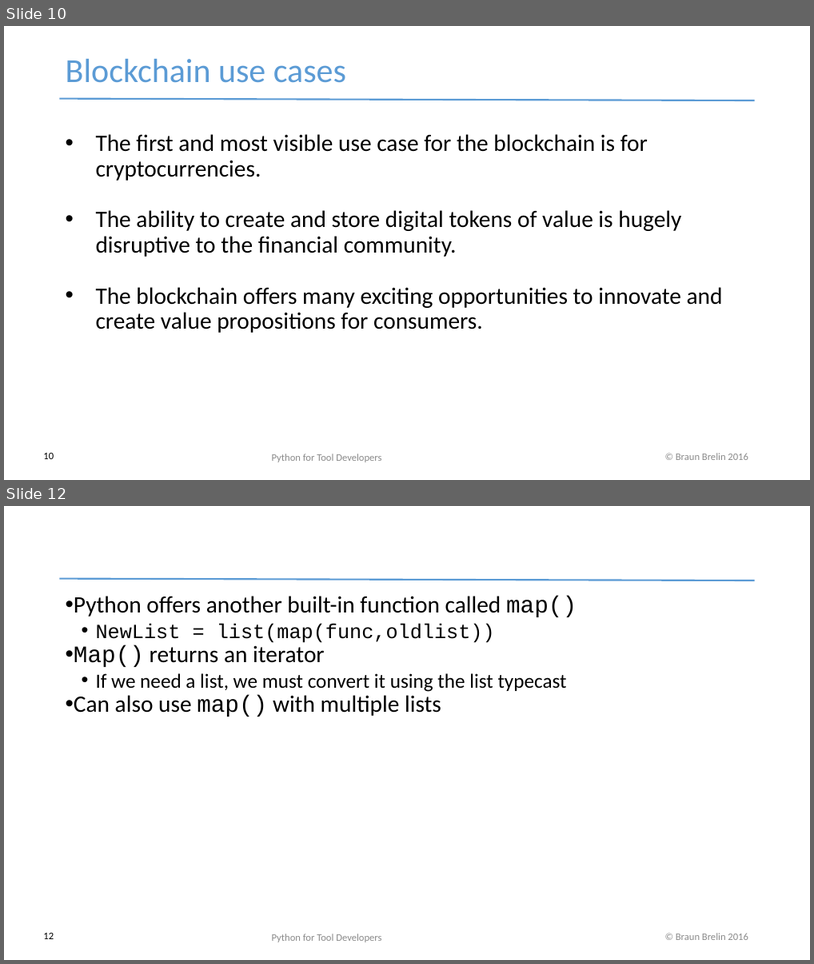
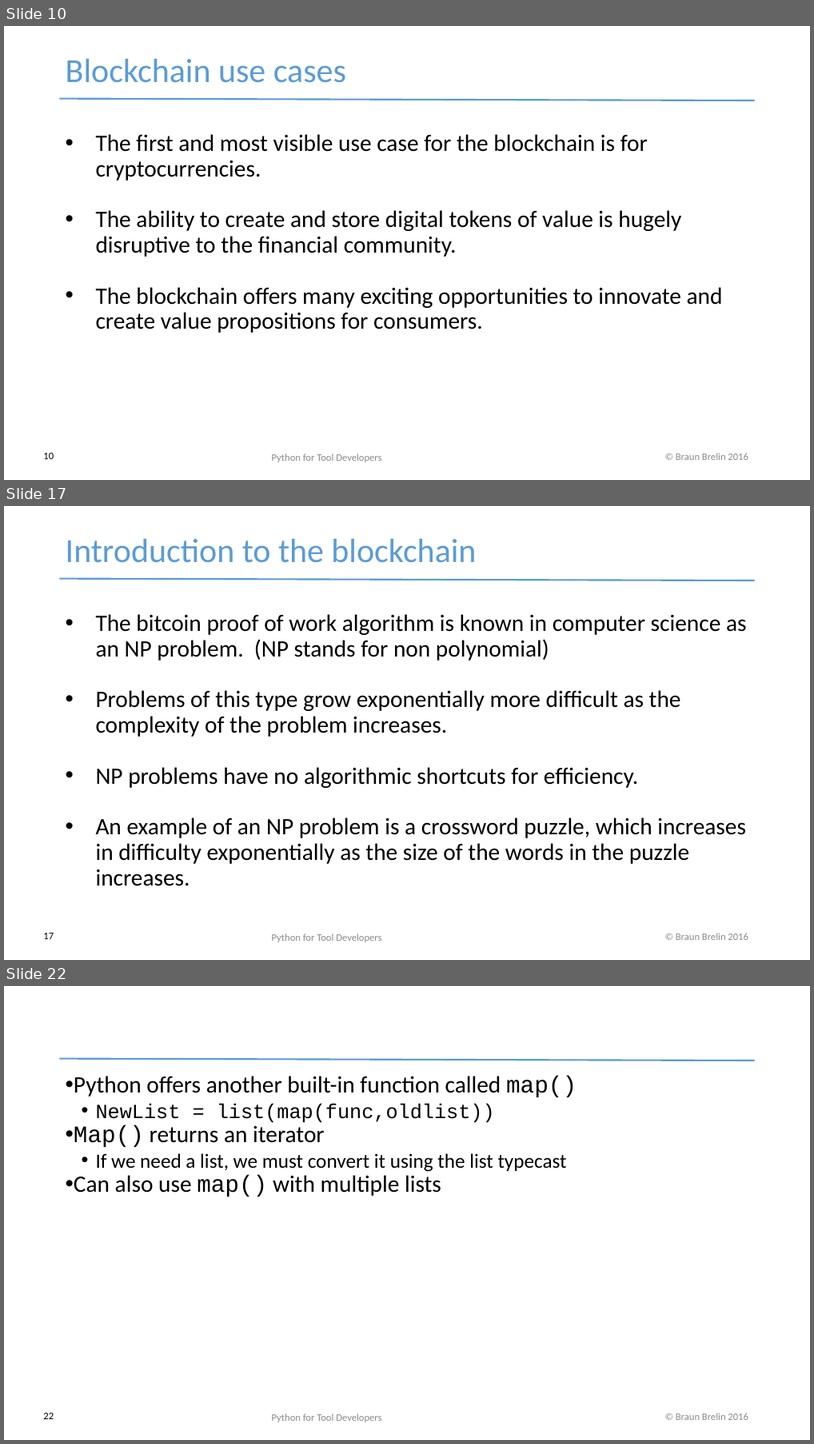
Before and after one commit to redmage123/btc-introductory-workshop, a slide deck: docs/Blockchain workshop v0.1.pptx. Shown one above the other, each under a label of ours: slides 10 and 12 before the commit, slides 10, 17 and 22 after it; the slides between them are not shown. The pictures are 814x964 and 814x1444 pixels, drawn with LibreOffice and Linux fonts; fonts in the diff are those of the drawing. Boxes give left, top, right and bottom in pixels: in the first picture for what was removed or moved away, otherwise in the second. Text is boxed around its words. In the diff, an @@ line names an element or a change of style, - is before the commit and + after.

```diff
--- a/docs/Blockchain workshop v0.1.pptx
+++ b/docs/Blockchain workshop v0.1.pptx
@@ slide 17 added at (x1=4, y1=506, x2=810, y2=960), background #FFFFFF; not listed: 2 template elements that a slide beside it also shows @@
@@ text added at (x1=66, y1=539, x2=476, y2=563), 40 pt, text #5B9BD5 @@
+Introduction to the blockchain
@@ text added at (x1=96, y1=614, x2=747, y2=886), 28 pt, text #000000 @@
+• The bitcoin proof of work algorithm is known in computer science as an NP problem. (NP stands for non polynomial)
+• Problems of this type grow exponentially more difficult as the complexity of the problem increases.
+• NP problems have no algorithmic shortcuts for efficiency.
+• An example of an NP problem is a crossword puzzle, which increases in difficulty exponentially as the size of the words in the puzzle increases.
@@ page number added at (x1=43, y1=932, x2=54, y2=939), 12 pt, text #000000 @@
+17
@@ text added at (x1=272, y1=933, x2=382, y2=942), 12 pt, text #8B8B8B @@
+Python for Tool Developers
@@ what was slide 12 is now slide 22 @@
@@ page number at (x1=43, y1=1412, x2=54, y2=1419): text changed @@
-12
+22
```
Also in this commit, not shown: 1 slide changed, 9 other slides added, 3 other files.
